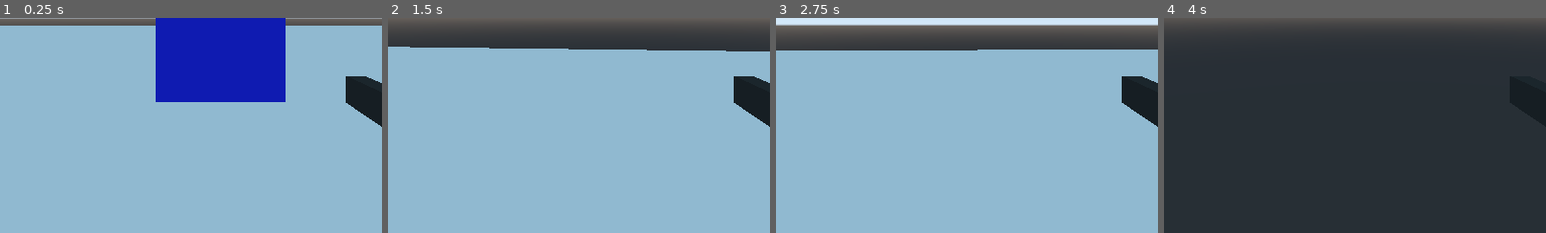
Above: before the commit, frames 1-4 (left to right).
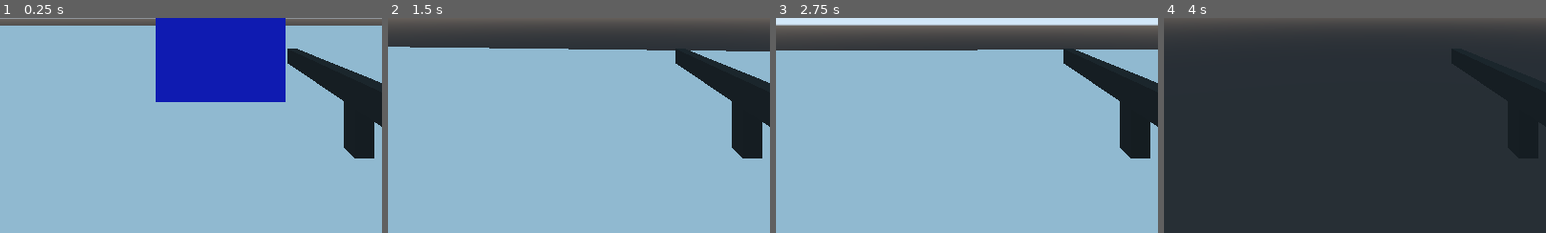
Above: after the commit, the same moments.

Repository: bravoeight98/FPSgodot
Game: Godot game, scene res://Scene/world.tscn
Same seed, same stepped clock (60 frames per second), same inputs: the game is played once before the commit and once after it.
Inputs (mouse positions are % of the whole screen's width and height, from its top left):
- Up to frame 1 (0.25 s): no input
- Up to frame 2 (1.5 s): tap Enter at 0.5 s; move the mouse to (55, 50) at 0.52 s; hold Shift (sprint) 0.53-1.28 s; hold W (forward) from 0.53 s (still down); tap Space (jump) at 0.77 s; move the mouse to (45, 50) at 1.27 s; tap Shift (sprint) at 1.35 s
- Up to frame 3 (2.75 s): keep holding W (forward); tap Space (jump) at 1.52 s; move the mouse to (52, 48) at 2.02 s; hold Shift (sprint) from 2.03 s (still down)
- Up to frame 4 (4 s): keep holding W (forward); move the mouse to (49, 52) at 2.77 s; release Shift (sprint) at 2.78 s; tap Shift (sprint) at 2.85 s; tap Space (jump) at 3.02, 3.77 s; move the mouse to (57, 51) at 3.52 s; hold Shift (sprint) from 3.53 s (still down)
The pictures show only the part of the screen within x 21-71%, y 50-100%; the shares and areas given below are measured in that part.

The runs differ from the first frame. In frame 1, 3.6% of the frame differs, in the area x 75-98%, y 14-66%; in frame 2, 3.6%; in frame 3, 3.6%; in frame 4, less than 0.1%.

Commit message:
Update player.tscn

Diff:
--- a/FPSgodot/Player/player.tscn
+++ b/FPSgodot/Player/player.tscn
@@ -1,7 +1,9 @@
-[gd_scene load_steps=5 format=2]
+[gd_scene load_steps=7 format=2]
 
 [ext_resource path="res://Player/player.gd" type="Script" id=1]
 [ext_resource path="res://weapons/pistol/pistol_a/pistol_a.tscn" type="PackedScene" id=2]
+[ext_resource path="res://weapons/rifle/rifle_a/rifle_a.tscn" type="PackedScene" id=3]
+[ext_resource path="res://weapons/unarmed/unarmed.tscn" type="PackedScene" id=4]
 
 [sub_resource type="CapsuleMesh" id=1]
 radius = 0.5
@@ -31,3 +33,8 @@
 
 [node name="Pistol_A" parent="CamRoot/Weapons" instance=ExtResource( 2 )]
 transform = Transform( 1, 0, 0, 0, -4.37114e-08, 1, 0, -1, -4.37114e-08, 0.3, -0.7, 0.06 )
+
+[node name="Rifle_A" parent="CamRoot/Weapons" instance=ExtResource( 3 )]
+transform = Transform( 1, 0, 0, 0, -4.37114e-08, 1, 0, -1, -4.37114e-08, 0.3, -0.7, 0.06 )
+
+[node name="Unarmed" parent="CamRoot/Weapons" instance=ExtResource( 4 )]
